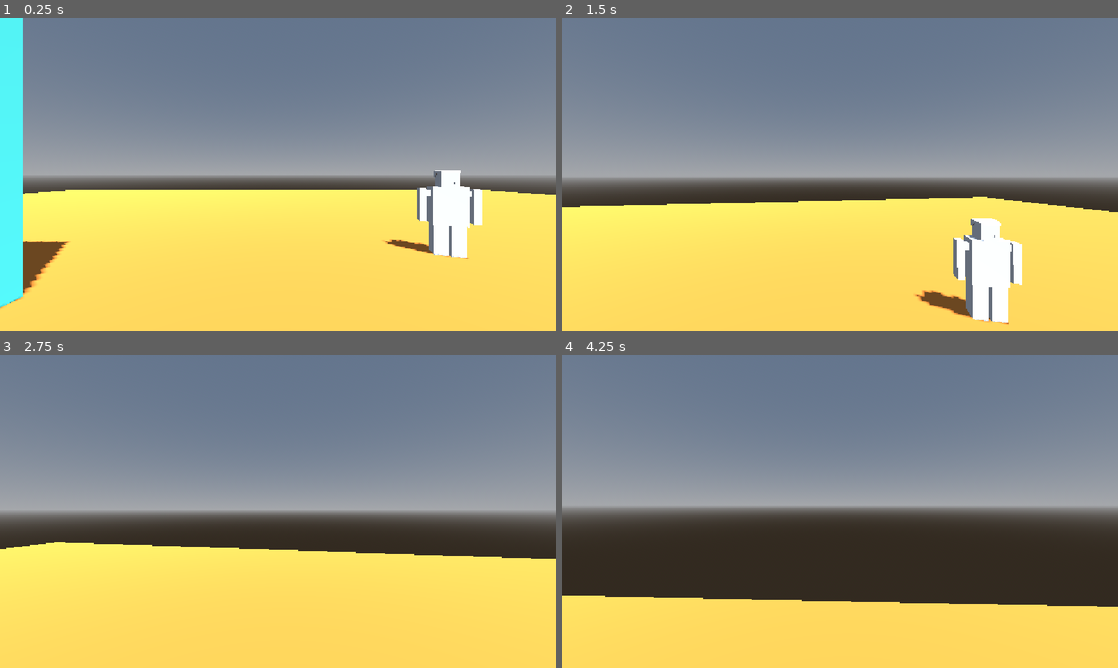
Above: before the commit, frames 1-4 (two rows, left to right).
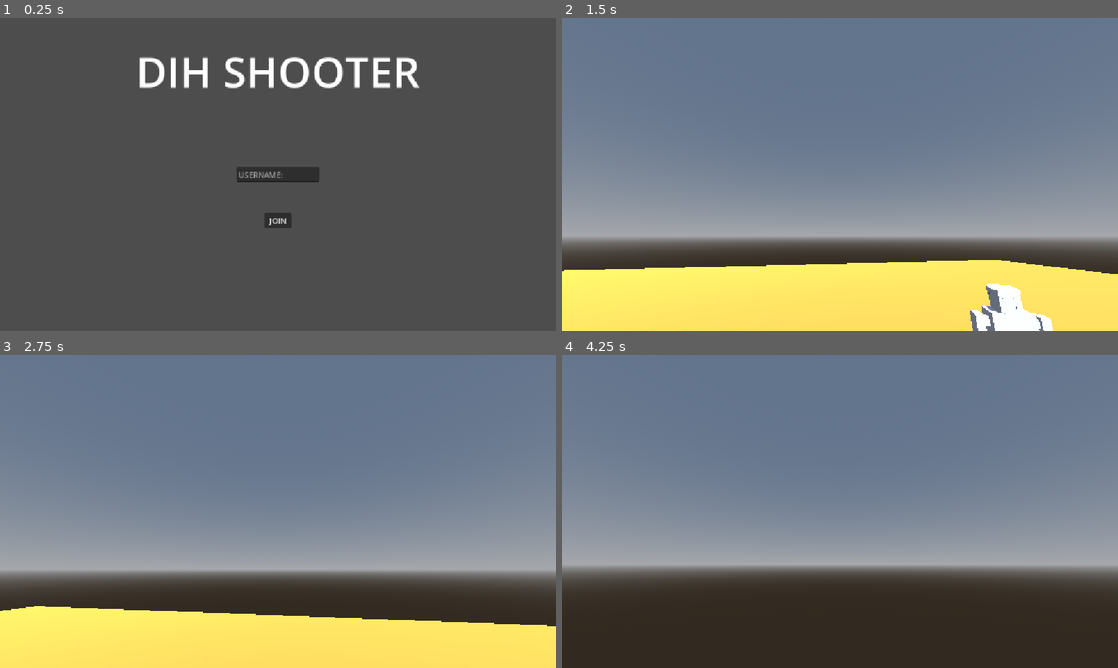
Above: after the commit, the same moments.

Repository: Jakobsen123/godot-multiplayer
Game: Godot game, scene res://Scenes/main_menu.tscn
Same seed, same stepped clock (60 frames per second), same inputs: the game is played once before the commit and once after it. Before the commit the project starts from res://Scenes/test_area.tscn.
Inputs (mouse positions are in pixels of both pictures, inside the frame that each line leads up to):
- Up to frame 1 (0.25 s): no input
- Up to frame 2 (1.5 s): click (840, 221) at 0.5 s, where only the run after the commit has a clickable "JOIN"; tap Enter (ui_accept) at 1.25 s; move the mouse to (867, 174) at 1.27 s; hold W (moveForward) from 1.28 s (still down)
- Up to frame 3 (2.75 s): keep holding W (moveForward); tap Enter (ui_accept) at 1.52, 2.27 s; move the mouse to (250, 511) at 2.02 s
- Up to frame 4 (4.25 s): keep holding W (moveForward); move the mouse to (851, 505) at 2.77 s; move the mouse to (834, 517) at 3.52 s; tap Enter (ui_accept) at 3.77 s

The runs differ from the first frame. In frame 1, 98% of the frame differs, in the area x 0-100%, y 0-100%; in frame 2, 42%; in frame 3, 45%; in frame 4, 57%.

Commit message:
Main menu start and playername update

Diff:
--- a/godot-mutliplayer/Scenes/main_menu.tscn
+++ b/godot-mutliplayer/Scenes/main_menu.tscn
@@ -1,9 +1,57 @@
 [gd_scene format=3 uid="uid://bmciqnyl5an52"]
 
-[node name="main_menu" type="Control" unique_id=754655682]
+[ext_resource type="Script" uid="uid://b711q1yjgys6e" path="res://Scripts/mainMenu.gd" id="1_28flt"]
+
+[node name="Main Menu" type="Control" unique_id=1785757731]
 layout_mode = 3
 anchors_preset = 15
 anchor_right = 1.0
 anchor_bottom = 1.0
 grow_horizontal = 2
 grow_vertical = 2
+script = ExtResource("1_28flt")
+
+[node name="Label" type="Label" parent="." unique_id=706135849]
+layout_mode = 1
+anchors_preset = 5
+anchor_left = 0.5
+anchor_right = 0.5
+offset_left = -294.0
+offset_top = 49.0
+offset_right = 294.0
+offset_bottom = 170.0
+grow_horizontal = 2
+theme_override_font_sizes/font_size = 88
+text = "DIH SHOOTER"
+
+[node name="LineEdit" type="LineEdit" parent="." unique_id=804745591]
+layout_mode = 1
+anchors_preset = 8
+anchor_left = 0.5
+anchor_top = 0.5
+anchor_right = 0.5
+anchor_bottom = 0.5
+offset_left = -86.0
+offset_top = -15.5
+offset_right = 86.0
+offset_bottom = 15.5
+grow_horizontal = 2
+grow_vertical = 2
+placeholder_text = "USERNAME:"
+
+[node name="Button" type="Button" parent="." unique_id=979184594]
+layout_mode = 1
+anchors_preset = 7
+anchor_left = 0.5
+anchor_top = 1.0
+anchor_right = 0.5
+anchor_bottom = 1.0
+offset_left = -28.0
+offset_top = -244.0
+offset_right = 28.0
+offset_bottom = -213.0
+grow_horizontal = 2
+grow_vertical = 0
+text = "JOIN"
+
+[connection signal="pressed" from="Button" to="." method="_on_button_pressed"]
--- a/godot-mutliplayer/Scenes/player.tscn
+++ b/godot-mutliplayer/Scenes/player.tscn
@@ -27,3 +27,6 @@
 transform = Transform3D(0.663031, 0, 0, 0, 0.155972, 0, 0, 0, 0.57669604, 0, 0.4939055, -0.23507263)
 material_override = SubResource("StandardMaterial3D_nf5et")
 mesh = SubResource("BoxMesh_e72e0")
+
+[node name="Label3D" type="Label3D" parent="." unique_id=1596452698]
+transform = Transform3D(-1, 0, -8.742278e-08, 0, 1, 0, 8.742278e-08, 0, -1, 0, 1.1319904, 0)
--- /dev/null
+++ b/godot-mutliplayer/Scripts/Global.gd
@@ -0,0 +1,3 @@
+extends Node
+
+var playerUsername = ""
--- /dev/null
+++ b/godot-mutliplayer/Scripts/mainMenu.gd
@@ -0,0 +1,15 @@
+extends Control
+
+@onready var input = $LineEdit
+@onready var joinKnapp = $Button
+
+
+func _on_button_pressed() -> void:
+
+	var username = input.text
+
+	if username == null:
+		return
+
+	Global.playerUsername = username
+	get_tree().change_scene_to_file("res://Scenes/test_area.tscn")
--- a/godot-mutliplayer/Scripts/playerManager.gd
+++ b/godot-mutliplayer/Scripts/playerManager.gd
@@ -4,7 +4,7 @@
 
 var players = {}
 
-var myPlayerID = "Matthias"
+var myPlayerID = Global.playerUsername
 
 func spawnPlayer(id: String, spawnPosition: Vector3, newRotation: float):
 	if players.has(id):
--- a/godot-mutliplayer/Scripts/playerMovement.gd
+++ b/godot-mutliplayer/Scripts/playerMovement.gd
@@ -18,6 +18,8 @@
 		Input.mouse_mode = Input.MOUSE_MODE_CAPTURED
 	else:
 		camera.current = false
+
+	$Label3D.text = Global.playerUsername
 
 func _unhandled_input(event: InputEvent) -> void:
 	if not isLocalPlayer:
@@ -60,7 +62,7 @@
 
 		if sendTimer >= 0.05:
 			sendTimer = 0.0
-			Network.send_player_data("Matthias", global_position, rotation.y)
+			Network.send_player_data(Global.playerUsername, global_position, rotation.y)
 
 	move_and_slide()
 
--- a/godot-mutliplayer/project.godot
+++ b/godot-mutliplayer/project.godot
@@ -11,12 +11,13 @@
 [application]
 
 config/name="godot-mutliplayer"
-run/main_scene="uid://b7msf2230x4u0"
+run/main_scene="uid://bmciqnyl5an52"
 config/features=PackedStringArray("4.7", "Forward Plus")
 
 [autoload]
 
 Network="*uid://72v1m62h7i0s"
+Global="*uid://dge2sc60lhblp"
 
 [display]
 
Not shown, added: godot-mutliplayer/Scripts/Global.gd.uid
Not shown, added: godot-mutliplayer/Scripts/mainMenu.gd.uid
